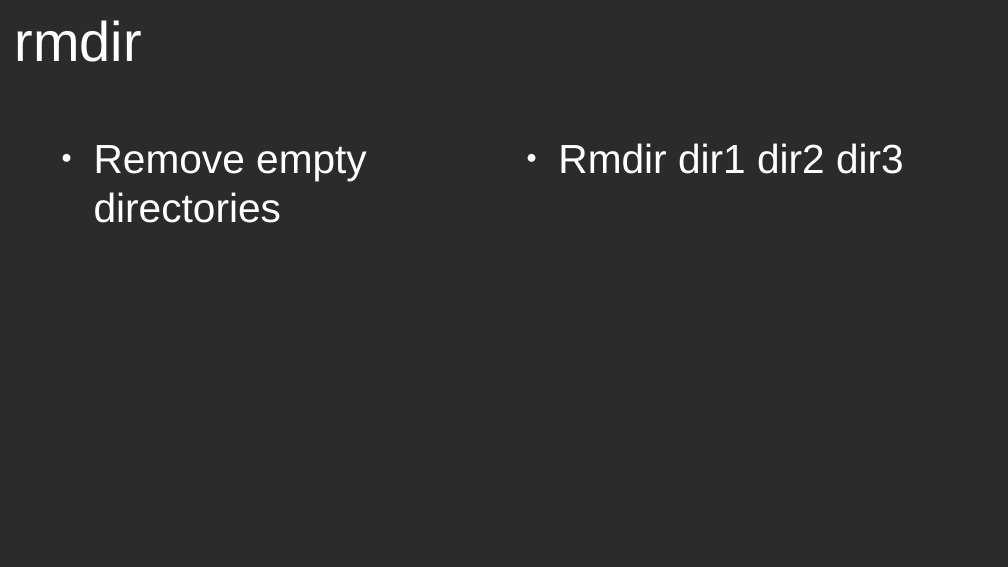
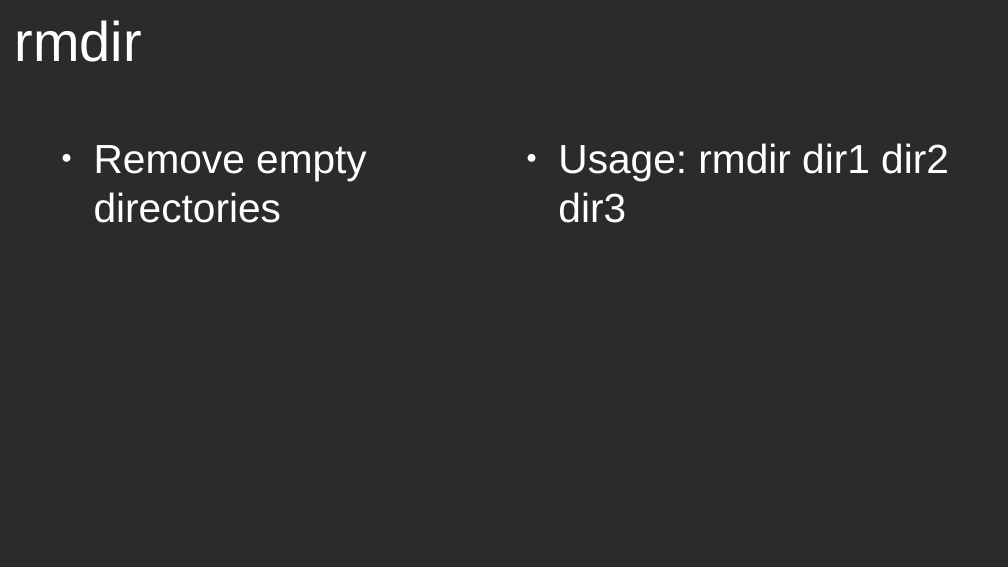
Before and after one commit to wubinbai/linux, a slide deck: slide 8 of l5.odp. Drawn at 1008x567 pixels with LibreOffice and Linux fonts; fonts in the diff are those of the drawing; background and template pictures are left out; a plain dark background stands for a picture behind light text. Boxes give left, top, right and bottom in pixels: in the first picture for what was removed or moved away, otherwise in the second. Text is boxed around its words. In the diff, an @@ line names an element or a change of style, - is before the commit and + after.

```diff
--- a/l5.odp
+++ b/l5.odp
@@ text at (x1=558, y1=143, x2=949, y2=223): text changed @@
-● Rmdir dir1 dir2 dir3
+● Usage: rmdir dir1 dir2 dir3
```
Also in this commit, not shown: 2 other files.
